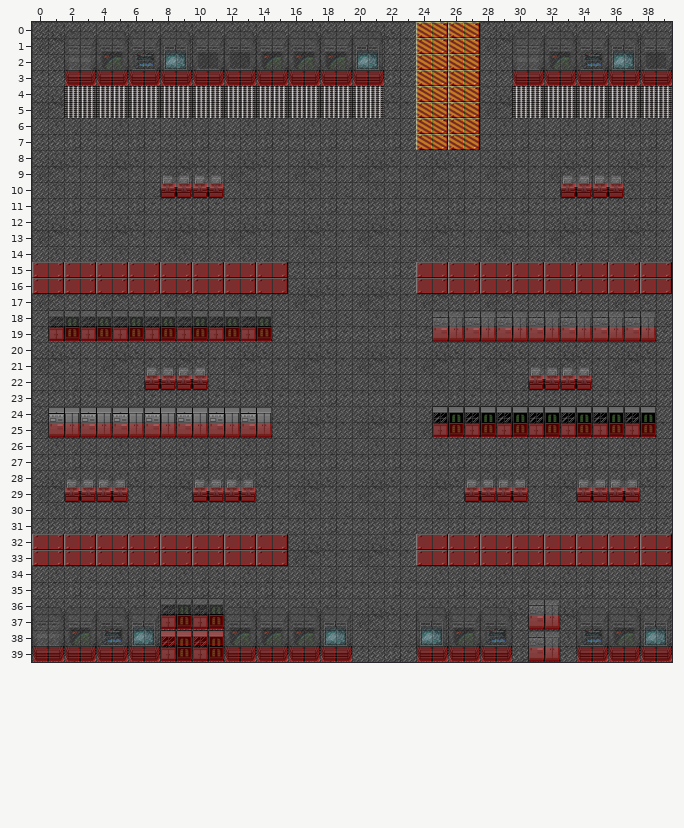
Tiled map, stored at data/maps/elektro_1-3.tmx. This is how it looked before the edit.
Cells are 32x32 px. Shown: x 0..39, y 0..39.
Once edited:
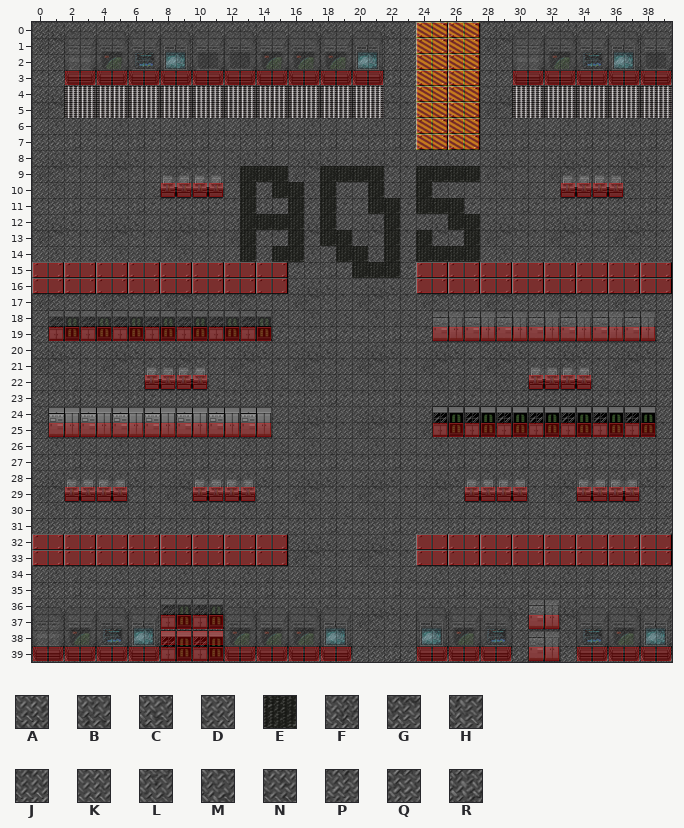
Key: from "Zemin": A 4, B 5, C 6, D 7, E 9, F 12, G 13, H 14, J 15, K 20, L 21, M 22, N 23, P 28, Q 29, R 30.
_ is an empty cell.
Tiles replaced or removed in this view: A, B, C, D, F, G, H, J, K, L, M, N, P, Q, R.
Changes in this commit:
Changed rows in their new state; . is an unchanged cell.
Layer "Layer 0":
first column x 13:
 9 EEE..EEEE..EEEE
10 E.EE.E..E..E...
11 E..E.E..EE.EEE.
12 EEEE.E...E...EE
13 E..E.EE..E.E..E
14 E.EE..EE.E.EEEE
15 .......EEE.....
Pixel boxes of the changes (left, top, right, bottom) in both pictures:
changed: (240, 166, 304, 262)
changed: (320, 166, 400, 278)
changed: (416, 166, 480, 262)
